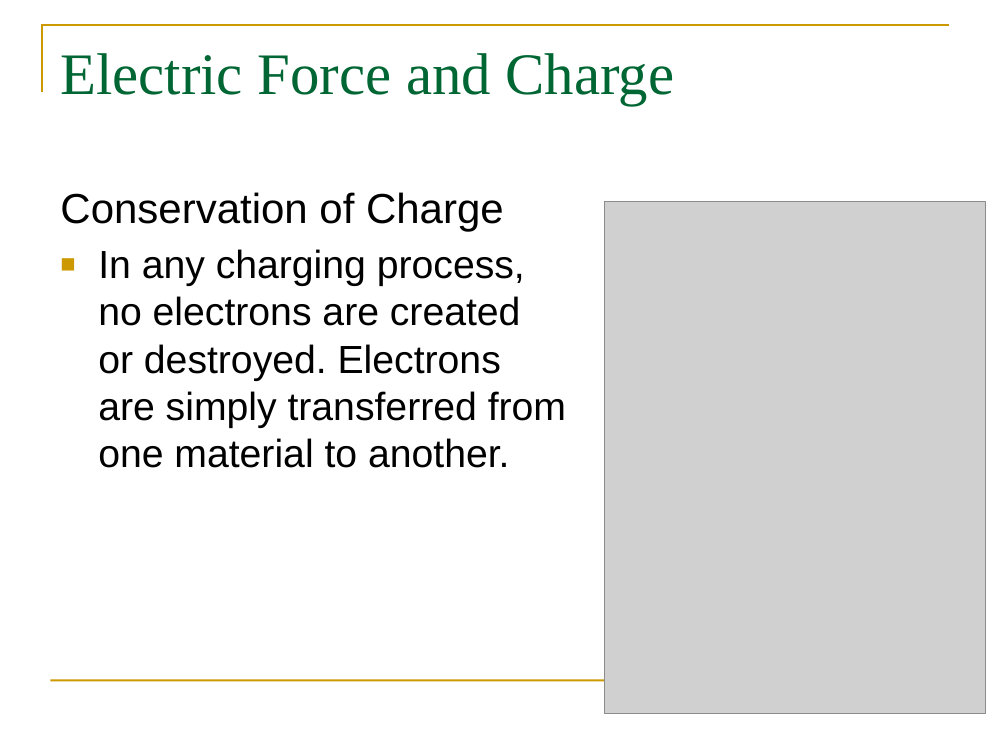
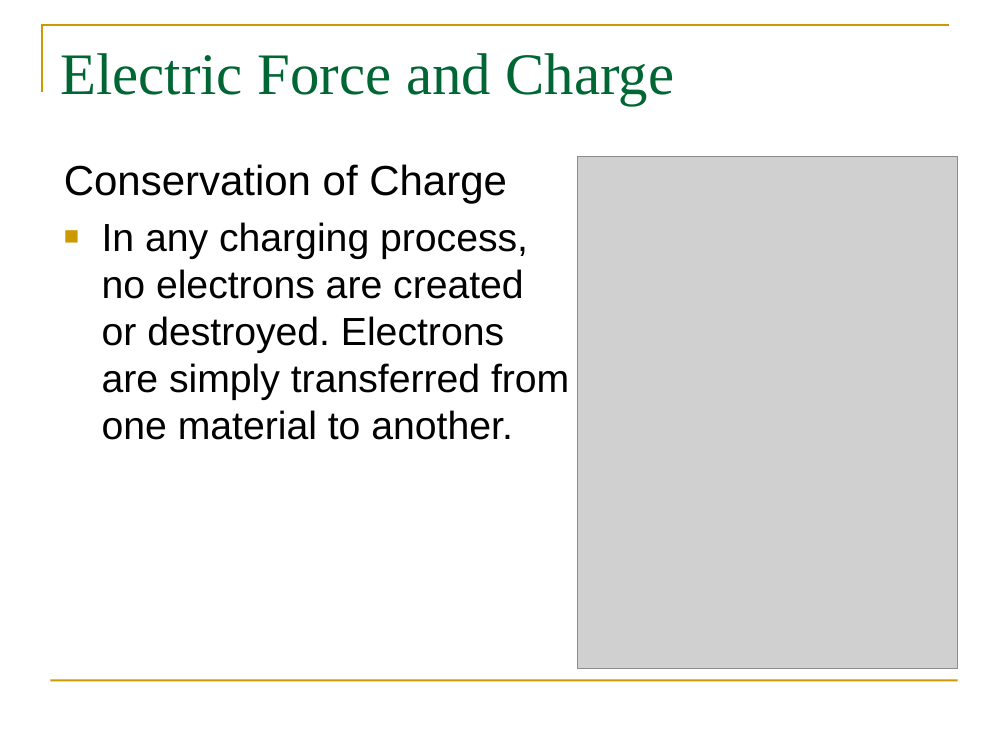
Before and after one commit to pcomitz/physics, a slide deck: slide 13 of mod4_wk6/phy_wk6_mod4_part1.pptx. Drawn at 1008x756 pixels with LibreOffice and Linux fonts; fonts in the diff are those of the drawing; grey boxes stand for pictures. Boxes give left, top, right and bottom in pixels: in the first picture for what was removed or moved away, otherwise in the second. Text is boxed around its words. In the diff, an @@ line names an element or a change of style, - is before the commit and + after.

```diff
--- a/mod4_wk6/phy_wk6_mod4_part1.pptx
+++ b/mod4_wk6/phy_wk6_mod4_part1.pptx
@@ text "Conservation of Charge": place and size @@
-text "Conservation of Charge" at [60,192,566,468]
+text "Conservation of Charge" at [64,164,569,440]
@@ picture: place and size @@
-picture at [605,202,985,714]
+picture at [578,156,958,668]
```
Also in this commit, not shown: 10 other slides changed, 6 slides added, 3 slides removed.
